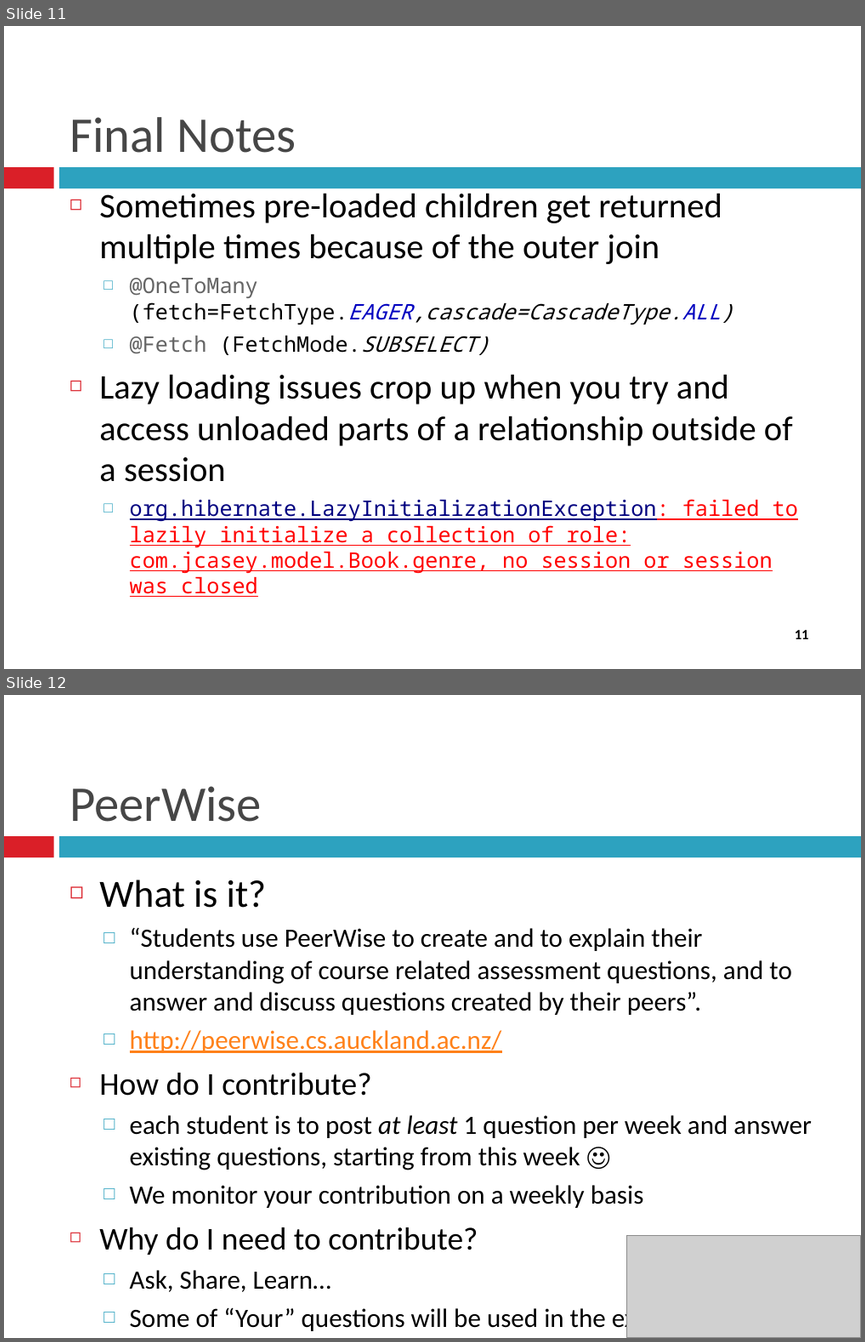
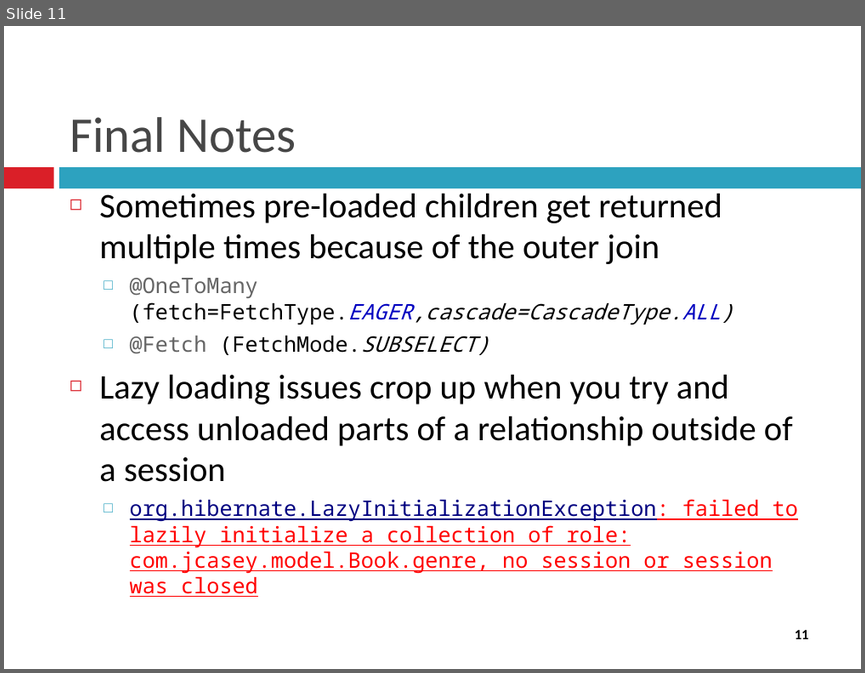
Before and after one commit to gareththomasnz/JAVAEE_Asst2, a slide deck: Documents/Week 4/EnterpriseJava4.pptx. Shown one above the other, each under a label of ours: slides 11 and 12 before the commit, slide 11 after it. The pictures are 865x1342 and 865x673 pixels, drawn with LibreOffice and Linux fonts; fonts in the diff are those of the drawing; grey boxes stand for pictures. Boxes give left, top, right and bottom in pixels: in the first picture for what was removed or moved away, otherwise in the second. Text is boxed around its words. In the diff, an @@ line names an element or a change of style, - is before the commit and + after.

```diff
--- a/Documents/Week 4/EnterpriseJava4.pptx
+++ b/Documents/Week 4/EnterpriseJava4.pptx
@@ slide 12 removed at <box>4,695,861,1338</box>, background #FFFFFF; not listed: 2 template elements that a slide beside it also shows @@
@@ title removed at <box>69,786,262,822</box> @@
-PeerWise
@@ text removed at <box>99,879,811,1333</box> @@
-◻ What is it?
-  □ “Students use PeerWise to create and to explain their understanding of course related assessment questions, and to answer and discuss questions created by their peers”.
-  □ http://peerwise.cs.auckland.ac.nz/
-◻ How do I contribute?
-  □ each student is to post at least 1 question per week and answer existing questions, starting from this week ☺
-  □ We monitor your contribution on a weekly basis
-◻ Why do I need to contribute?
-  □ Ask, Share, Learn…
-  □ Some of “Your” questions will be used in the exam
@@ picture removed at <box>627,1236,861,1338</box> @@
```
Also in this commit, not shown: 1 slide changed, 1 other slide removed, 2 other files.
